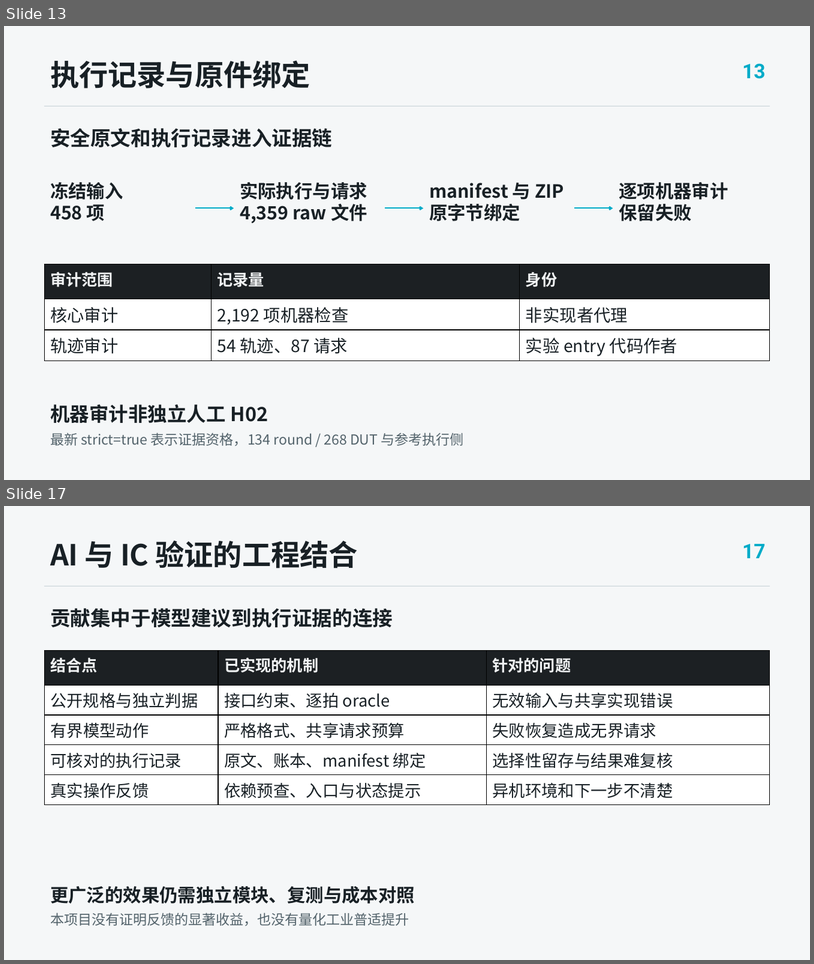
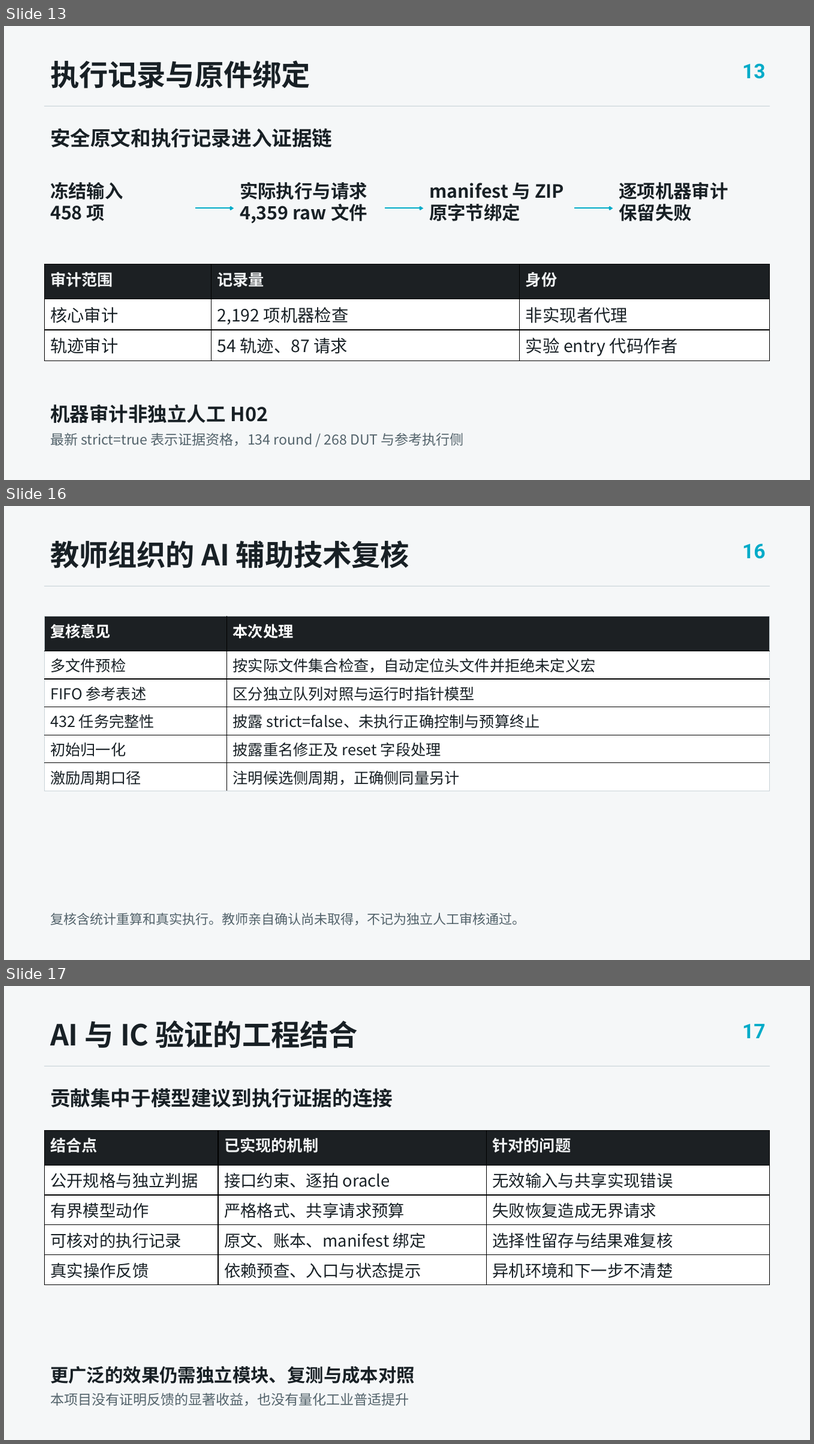
Before and after one commit to TYOCT-13/iverilog-ai-lab, a slide deck: docs/competition/ic/v4/presentation/output/ICARUS_AI_IC_defense_v4.pptx. Shown one above the other, each under a label of ours: slides 13 and 17 before the commit, slides 13, 16 and 17 after it; the slides between them are not shown. The pictures are 814x964 and 814x1444 pixels, drawn with LibreOffice and Linux fonts; fonts in the diff are those of the drawing. Boxes give left, top, right and bottom in pixels: in the first picture for what was removed or moved away, otherwise in the second. Text is boxed around its words. In the diff, an @@ line names an element or a change of style, - is before the commit and + after.

```diff
--- a/docs/competition/ic/v4/presentation/output/ICARUS_AI_IC_defense_v4.pptx
+++ b/docs/competition/ic/v4/presentation/output/ICARUS_AI_IC_defense_v4.pptx
@@ slide 16 added at (4, 506, 810, 960), background #F5F7F8 @@
@@ text added at (50, 540, 410, 568), 34.5 pt, text #182025, bold @@
+教师组织的 AI 辅助技术复核
@@ text added at (743, 544, 766, 559), 24 pt, text #00ABC8, bold @@
+16
@@ line added from (45, 586) to (770, 586), #C9D3D8 0.75 pt @@
@@ table added at (45, 616, 770, 874), 6 rows, 2 columns @@
+复核意见 | 本次处理
+多文件预检 | 按实际文件集合检查，自动定位头文件并拒绝未定义宏
+FIFO 参考表述 | 区分独立队列对照与运行时指针模型
+432 任务完整性 | 披露 strict=false、未执行正确控制与预算终止
+初始归一化 | 披露重名修正及 reset 字段处理
+激励周期口径 | 注明候选侧周期，正确侧同量另计
@@ text added at (50, 912, 525, 925), 15.8 pt, text #53636B @@
+复核含统计重算和真实执行。教师亲自确认尚未取得，不记为独立人工审核通过。
```
Also in this commit, not shown: 9 slides changed, 6 other slides added, 7 slides removed, 28 other files.
